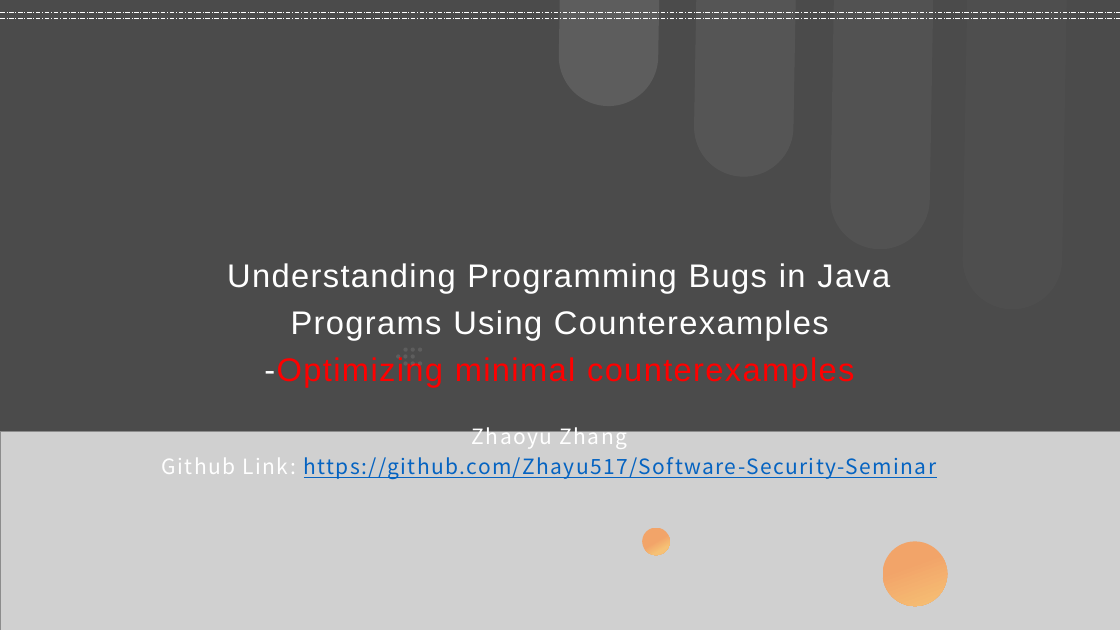
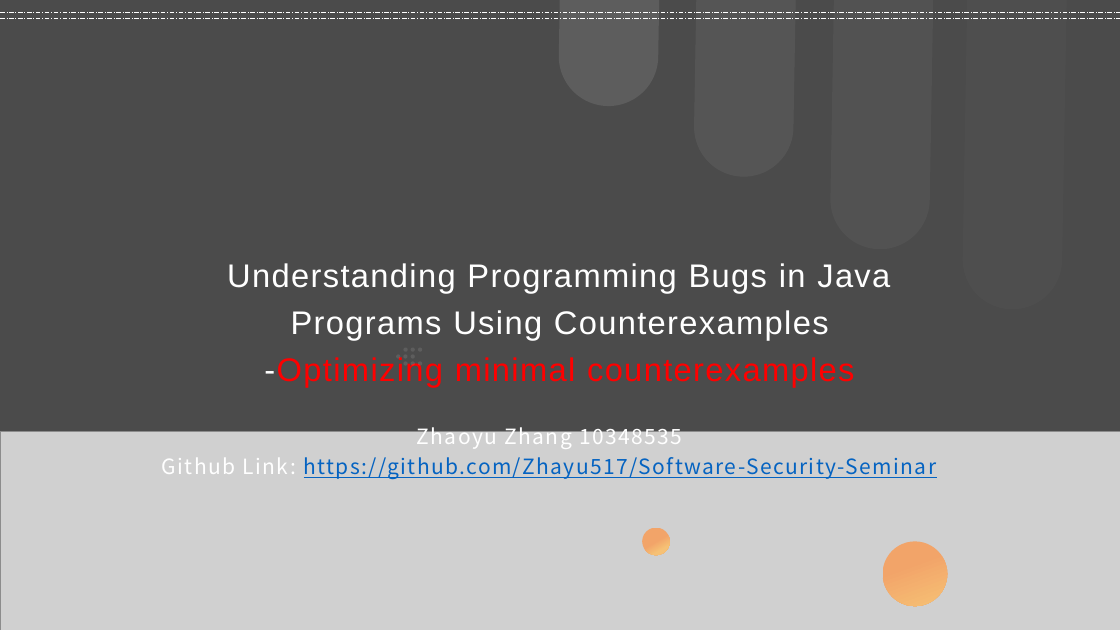
Before and after one commit to Zhayu517/Optimizing-minimal-counterexamples, a slide deck: slide 1 of Seminar.pptx. Drawn at 1120x630 pixels with LibreOffice and Linux fonts; fonts in the diff are those of the drawing; grey boxes stand for pictures. Boxes give left, top, right and bottom in pixels: in the first picture for what was removed or moved away, otherwise in the second. Text is boxed around its words. In the diff, an @@ line names an element or a change of style, - is before the commit and + after.

```diff
--- a/Seminar.pptx
+++ b/Seminar.pptx
@@ text at (417, 423, 683, 449): text changed @@
-Zhaoyu Zhang
+Zhaoyu Zhang 10348535
```
Also in this commit, not shown: 1 other file.
